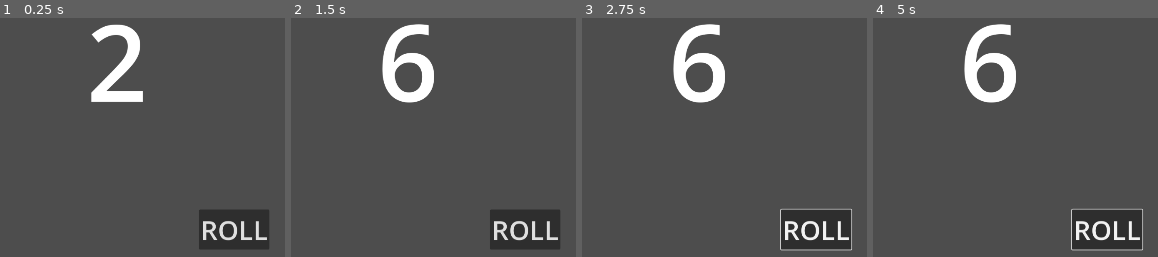
Above: before the commit, frames 1-4 (left to right).
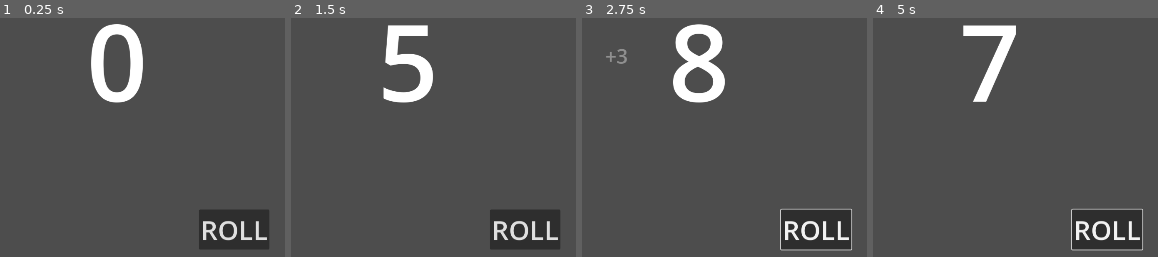
Above: after the commit, the same moments.

Repository: HelloIsReal/Number-Addict
Game: Godot game, scene res://scenes/main.tscn
Same seed, same stepped clock (60 frames per second), same inputs: the game is played once before the commit and once after it.
Inputs (mouse positions are in pixels of both pictures, inside the frame that each line leads up to):
- Up to frame 1 (0.25 s): no input
- Up to frame 2 (1.5 s): click "ROLL" at 0.5 s; tap Enter at 1.25 s; move the mouse to (outside the picture) at 1.27 s; hold Right from 1.28 s (still down); tap Alt at 1.35 s; click (outside the picture) at 1.42 s
- Up to frame 3 (2.75 s): move the mouse to (656, 101) at 2.02 s; release Right at 2.03 s; hold Down from 2.03 s (still down); tap Shift at 2.1 s
- Up to frame 4 (5 s): move the mouse to (outside the picture) at 2.77 s; release Down at 2.78 s; hold Right 2.78-3.53 s; tap Alt at 2.85, 4.35 s; tap Space at 3.5 s; move the mouse to (1066, 170) at 3.52 s; hold Up 3.53-4.28 s; tap Shift at 3.6 s; click (1066, 170) at 3.67 s; move the mouse to (outside the picture) at 4.27 s; hold Left from 4.28 s (still down)

The runs differ from the first frame. In frame 1, 2.7% of the frame differs, in the area x 31-51%, y 2-36%; in frame 2, 1.7%; in frame 3, 2.1%; in frame 4, 3.6%.

Commit message:
added text that shows count gained every roll

Diff:
--- a/global.gd
+++ b/global.gd
@@ -1,4 +1,5 @@
 extends Node
 
 signal rollNumbers()
+signal countAdded(num)
 var totalCount=0
--- /dev/null
+++ b/number_gain.gd
@@ -0,0 +1,14 @@
+extends Label
+
+
+# Called when the node enters the scene tree for the first time.
+func _ready():
+	Global.countAdded.connect(countGained)
+
+func countGained(num):
+	$".".text = "+%d" % num
+	position = Vector2(randi_range(150,1600),randi_range(150,900))
+	for i in range(12750):
+		await get_tree().create_timer(0.01).timeout
+		$".".modulate.a -= 0.02
+		position.y -= 3
--- a/scenes/numberRoller.gd
+++ b/scenes/numberRoller.gd
@@ -1,7 +1,9 @@
 extends Node2D
-
-var displayNumber=2
-
+var rng = RandomNumberGenerator.new()
+var numberGain = preload("res://scenes/number_gain.tscn")
+var displayNumber=0
+var rolledNumber=0
+var rolling=false
 func _ready():
 	Global.rollNumbers.connect(roll)
 	#pass
@@ -12,10 +14,16 @@
 
 
 func roll():
-	for i in range(100):
+	if(!rolling):
+		for i in range(100):
 
-		await get_tree().create_timer(0.01).timeout
-		if(displayNumber==9):
-			displayNumber=0
-		else:
-			displayNumber+=1
+			await get_tree().create_timer(0.01).timeout
+			if(displayNumber==9):
+				displayNumber=0
+			else:
+				displayNumber+=1
+			rolledNumber = rng.randi_range(1,9)
+			displayNumber=rolledNumber
+		var newNumberGain = numberGain.instantiate()
+		get_tree().current_scene.add_child(newNumberGain)
+		Global.countAdded.emit(rolledNumber)
--- /dev/null
+++ b/scenes/number_gain.tscn
@@ -0,0 +1,8 @@
+[gd_scene format=3 uid="uid://bes2qlvyb5l67"]
+
+[ext_resource type="Script" uid="uid://2i1jg7cxejbv" path="res://number_gain.gd" id="1_4ceby"]
+
+[node name="numberGain" type="Label" unique_id=1588158097]
+theme_override_font_sizes/font_size = 48
+text = "+1000"
+script = ExtResource("1_4ceby")
Not shown, added: number_gain.gd.uid
Not shown, added: scenes/number_roller.tscn1687413718.tmp
